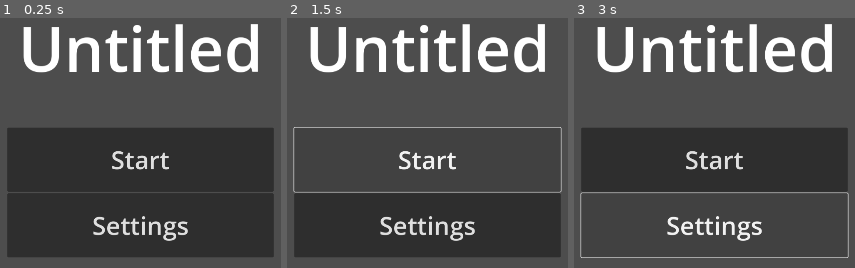
Above: before the commit, frames 1-3 (left to right).
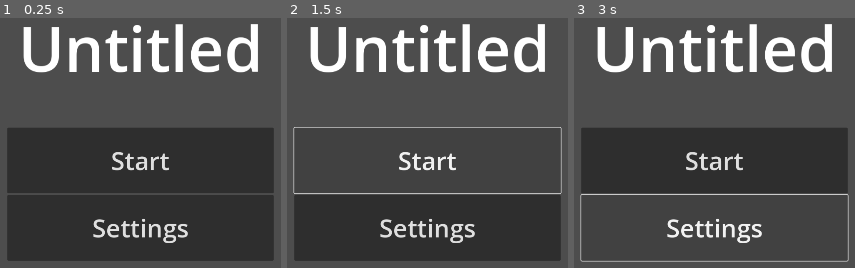
Above: after the commit, the same moments.

Repository: jcheatum/LD56
Game: Godot game, scene res://assets/main/main.tscn
The game is run twice, just before and just after one commit, with the same random seed, the same clock (stepped at 60 frames per second) and the same inputs. The project has no main scene, so this scene is started directly.
Inputs:
- Up to frame 1 (0.25 s): no input
- Up to frame 2 (1.5 s): click "Start" at 0.5 s; click "Start" at 1.25 s
- Up to frame 3 (3 s): click "Start" at 2 s; click "Settings" at 2.75 s

The runs differ from the first frame. In frame 1, 3.9% of the frame differs, in the area x 2-98%, y 53-98%; in frame 2, 3.9%; in frame 3, 3.2%.

Commit message:
Main menu emit signal when start button pressed

Diff:
--- /dev/null
+++ b/assets/main_menu/main_menu.gd
@@ -0,0 +1,16 @@
+extends Control
+
+signal game_start
+
+# Called when the node enters the scene tree for the first time.
+func _ready():
+	pass # Replace with function body.
+
+
+# Called every frame. 'delta' is the elapsed time since the previous frame.
+func _process(delta):
+	pass
+
+
+func _on_start_pressed():
+	emit_signal("game_start")
--- a/assets/main_menu/main_menu.tscn
+++ b/assets/main_menu/main_menu.tscn
@@ -1,4 +1,6 @@
-[gd_scene load_steps=2 format=3 uid="uid://qpedvr1uwrji"]
+[gd_scene load_steps=3 format=3 uid="uid://qpedvr1uwrji"]
+
+[ext_resource type="Script" path="res://assets/main_menu/main_menu.gd" id="1_7jsuf"]
 
 [sub_resource type="LabelSettings" id="LabelSettings_yyhbl"]
 font_size = 150
@@ -10,6 +12,7 @@
 anchor_bottom = 1.0
 grow_horizontal = 2
 grow_vertical = 2
+script = ExtResource("1_7jsuf")
 
 [node name="Title" type="Label" parent="."]
 layout_mode = 0
@@ -25,7 +28,7 @@
 offset_left = 640.0
 offset_top = 384.0
 offset_right = 1280.0
-offset_bottom = 696.0
+offset_bottom = 704.0
 
 [node name="Start" type="Button" parent="ButtonsContainer"]
 layout_mode = 2
@@ -40,3 +43,5 @@
 size_flags_vertical = 3
 theme_override_font_sizes/font_size = 60
 text = "Settings"
+
+[connection signal="pressed" from="ButtonsContainer/Start" to="." method="_on_start_pressed"]
